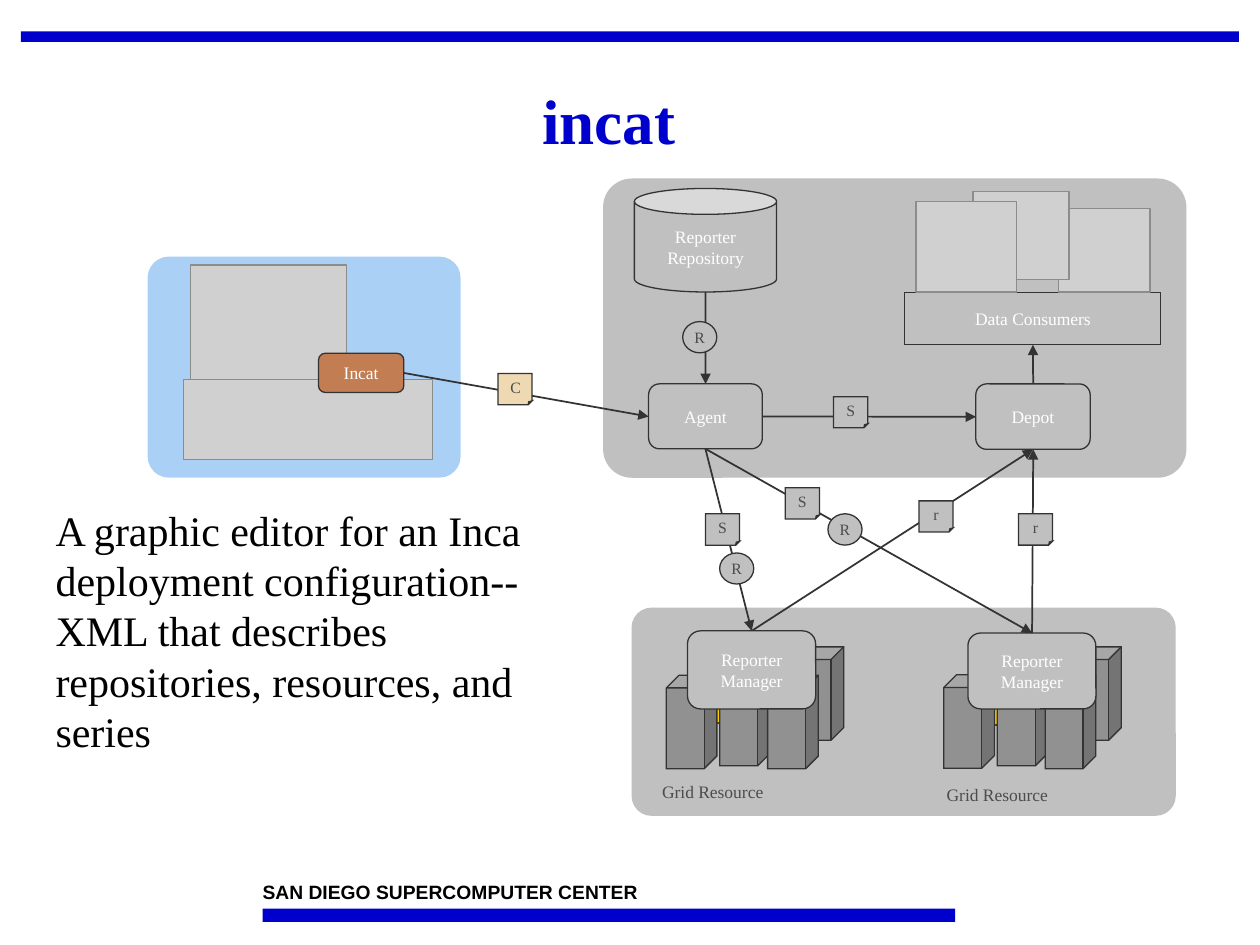
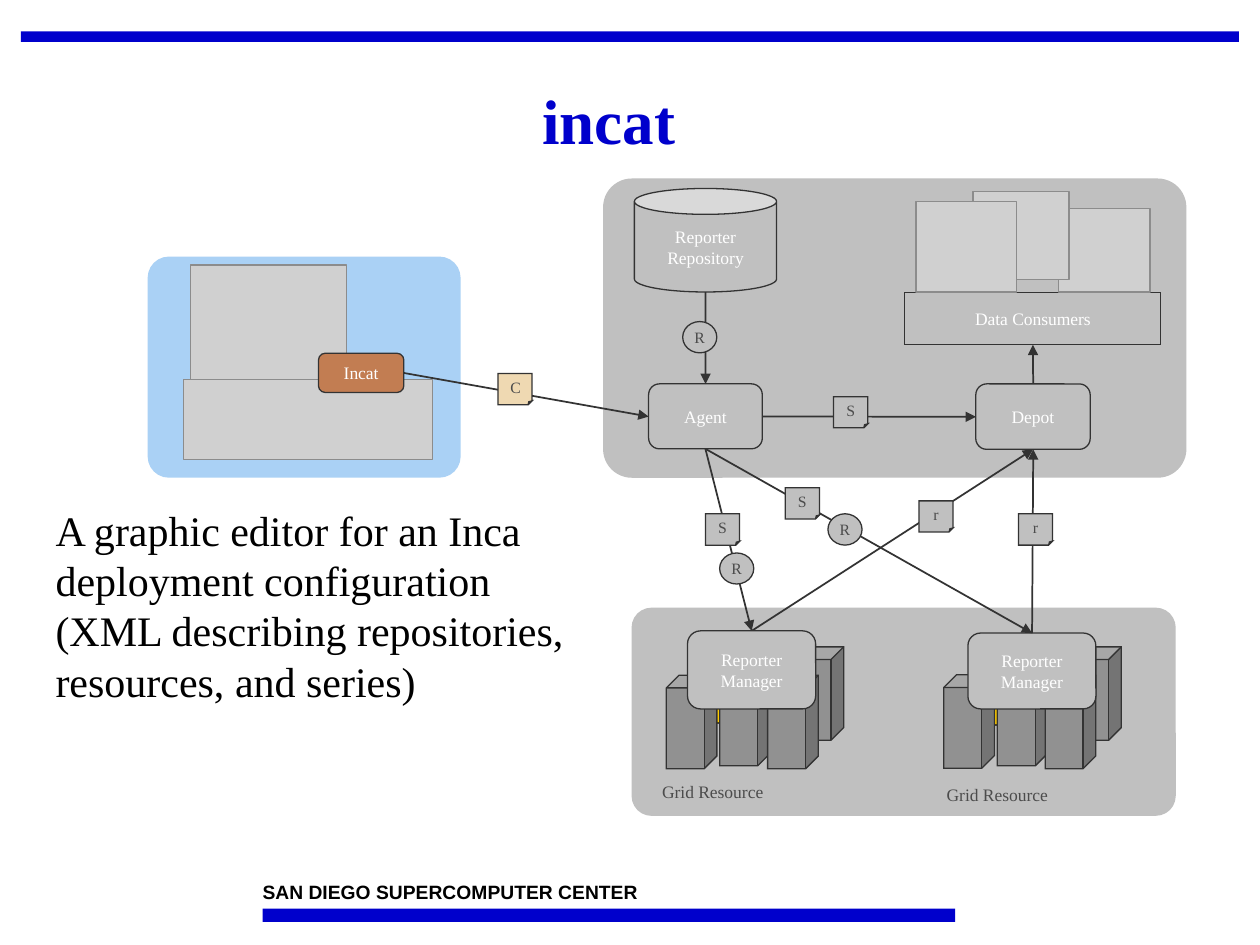
Before and after one commit to IncaProject/inca-xsede, a slide deck: slide 2 of talks/2008workshop/incat.ppt. Drawn at 1260x945 pixels with LibreOffice and Linux fonts; fonts in the diff are those of the drawing; grey boxes stand for pictures; background and template pictures are left out. Boxes give left, top, right and bottom in pixels: in the first picture for what was removed or moved away, otherwise in the second. Text is boxed around its words. In the diff, an @@ line names an element or a change of style, - is before the commit and + after.

```diff
--- a/talks/2008workshop/incat.ppt
+++ b/talks/2008workshop/incat.ppt
@@ text at <box>56,516,563,706</box>: text changed @@
-A graphic editor for an Inca deployment configuration--XML that describes repositories, resources, and series
+A graphic editor for an Inca deployment configuration (XML describing repositories, resources, and series)
```
Also in this commit, not shown: 11 other slides changed.
